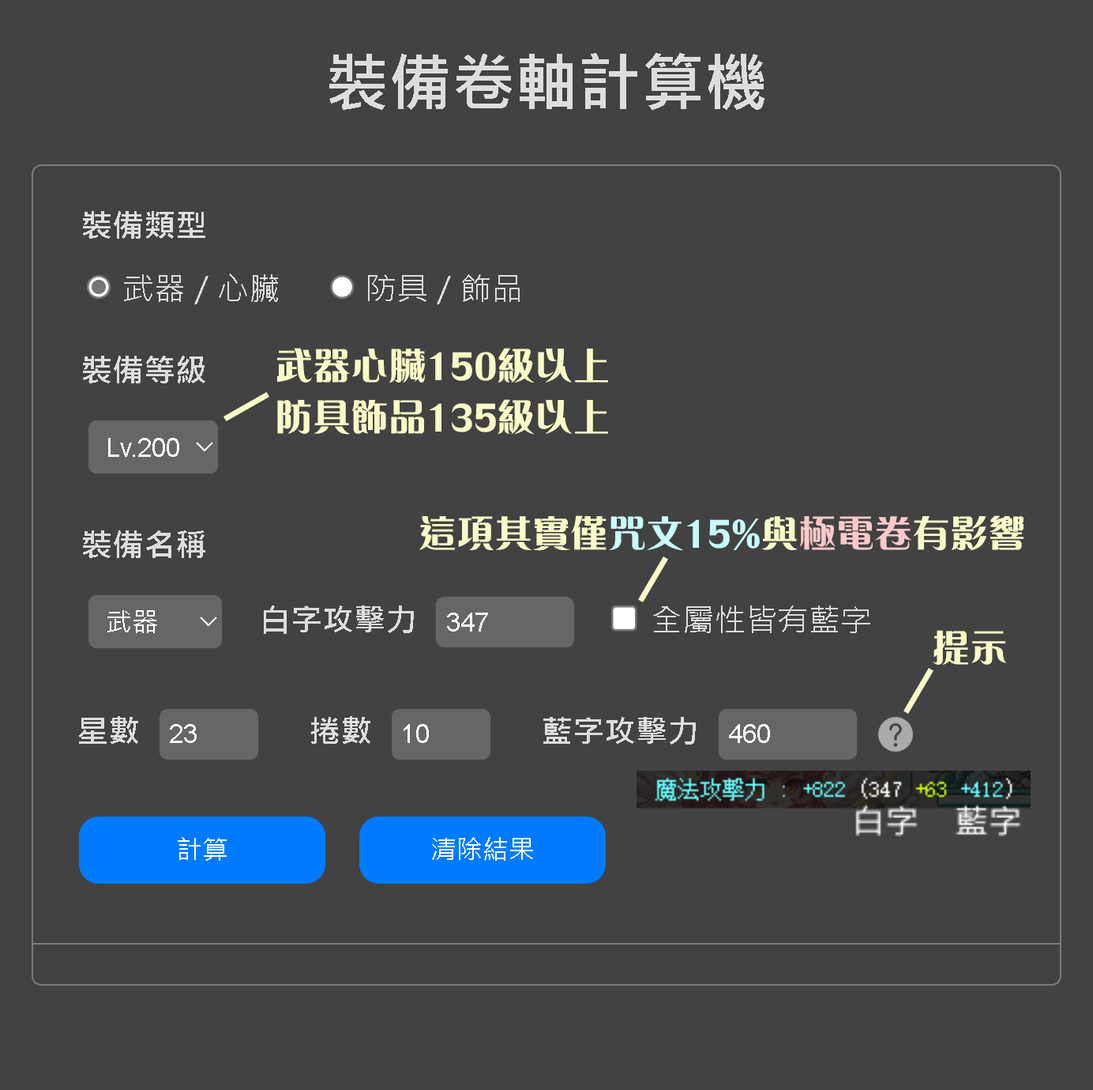
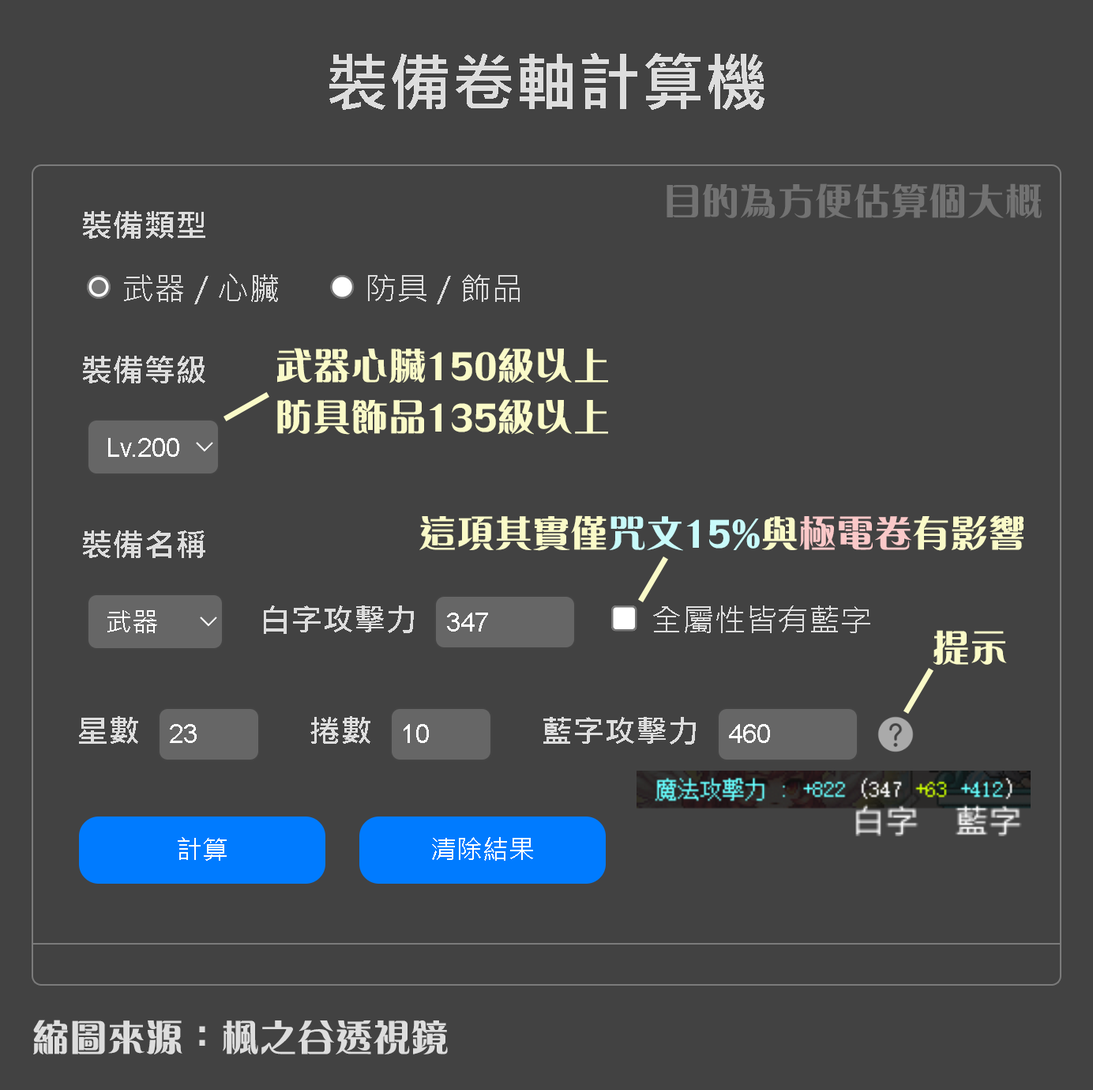
Layer changes from the first 1093 x 1090 image to the second:
painted on "直線 1" (1st of 3) over box(910, 693, 921, 709)
added layer "縮圖來源：楓之谷透視鏡" above "目的為方便估算個大概" over box(33, 1019, 448, 1054)
added layer "目的為方便估算個大概" above "直線 1" over box(666, 183, 1043, 219)
painted on "直線 1" (2nd of 3) over box(645, 582, 655, 598)
